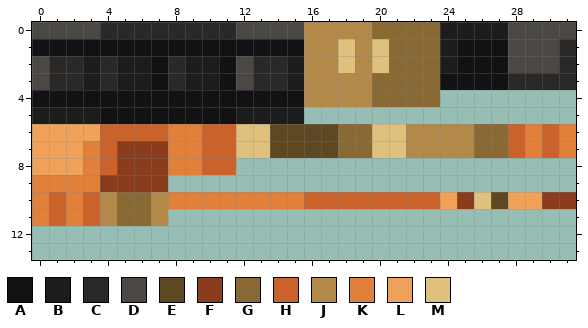
Pixel-art file, stored at art-source/aseprite/model_link_tool.aseprite. Above: the version before the commit.
32x32 pixels, 1 frame. Shown: x 0..31, y 0..13.
Palette (. is transparent): A #121114  B #1d1c1c  C #2b2927  D #4a4744  E #5e4723  F #8a3d1c  G #8a6a34  H #c9622b  J #b38a4a  K #e0803a  L #f0a25a  M #e0c07f
Pixels before, first column x 0:
 0 DDDDCCCCCCCCDDDDJJJJGGGGBBBBDDDD
 1 AAAAAAAAAAAAAAAAJJMJMGGGBAAADDDC
 2 DCCBCBBACBBADCCBJJMJMGGGBAAADDDC
 3 DCCBCBBACBBADCCBJJJJGGGGAAAACCCC
 4 AAAAAAAAAAAAAAAAJJJJGGGG........
 5 BBBBAAAAAAAABBBB................
 6 LLLLHHHHKKHHMMEEEEGGMMJJJJGGHKHK
 7 LLLKHFFFKKHHMMEEEEGGMMJJJJGGHKHK
 8 LLLKHFFFKKHH....................
 9 KKKKFFFF........................
10 KHKHJGGJKKKKKKKKHHHHHHHHLFMELLFF
11 KHKHJGGJ........................
The same view after the edit:
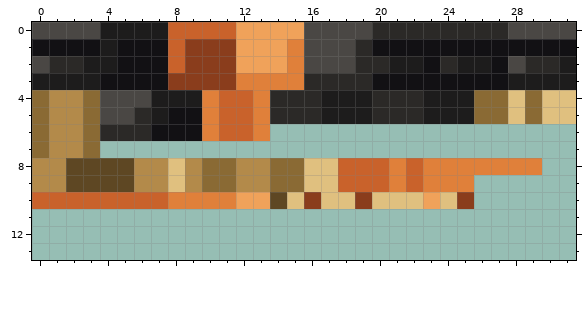
Commit: slim the link tool needle and centre it on the axis
From old to new:
Changed rows in their new state; - is an unchanged pixel.
first column x 0:
 0 ----BBBBHHHHLLLLDDDDCCCCCCCC----
 1 ----B---HFFFLLLKDDDCAAAAA---AAAA
 2 ----BAA-HFFFLLLKDDDCCBBACBB--CCB
 3 BBB-AAA-FFFFKKKKCCCCAAAA----BBBB
 4 GJJGDDDBBBKHHKCCCBBBCCCBBBGGMGMM
 5 GJJGDDCB--KHHKCCCBBBCCCBBBGGMGMM
 6 GJJGCCCAAAK-HK..................
 7 GJJG............................
 8 JJEEEEJJMJGGJJGGMMHHHKHKKKKKKK--
 9 JJEEEEJJMJGGJJGGMMHHHKHKKK------
10 H-H-HHHH----LLEMFMMFMMMLM-......
11 ........------------------------
